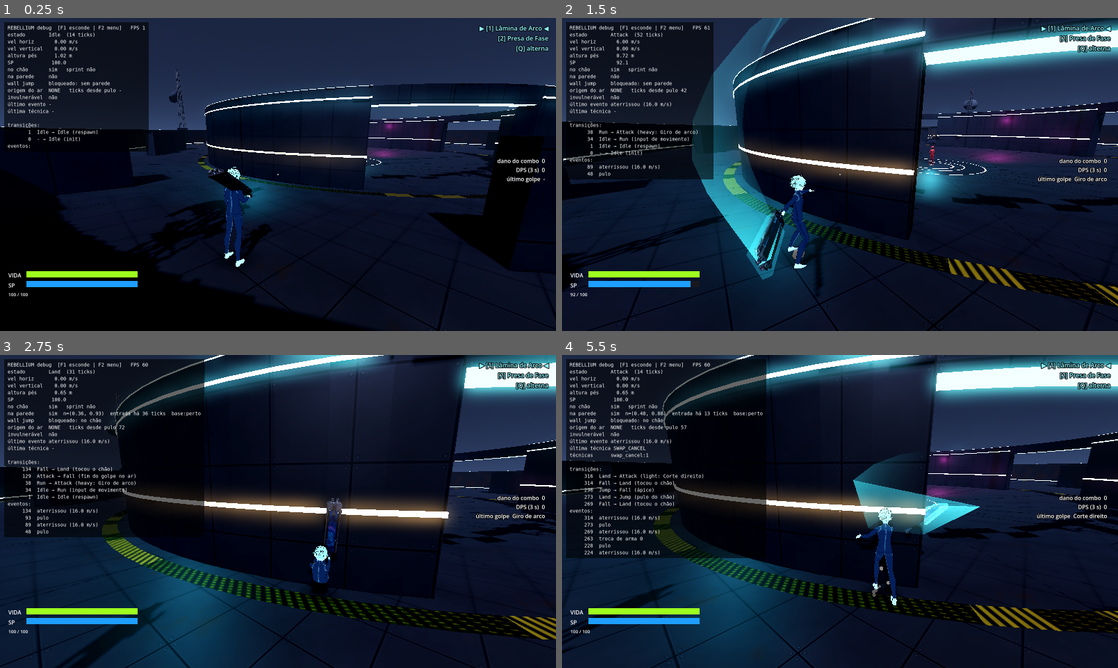
Above: before the commit, frames 1-4 (two rows, left to right).
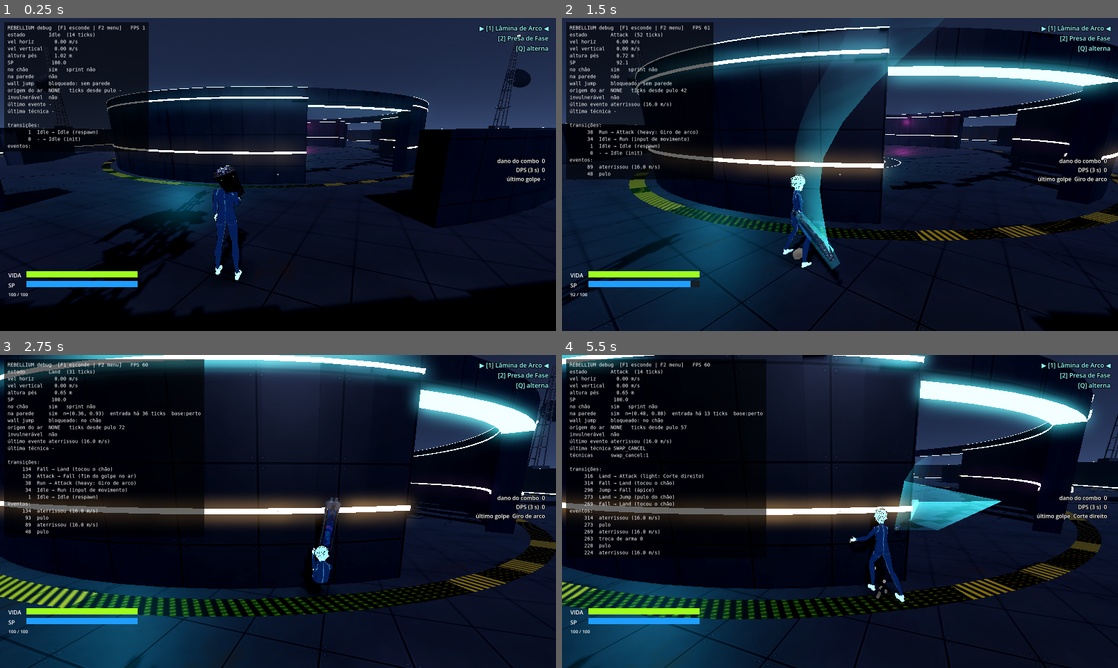
Above: after the commit, the same moments.

Repository: hugolnieri/Rebellium
Game: Godot game, scene res://scenes/arenas/SkyArena.tscn
The game is run twice, just before and just after one commit, with the same random seed, the same clock (stepped at 60 frames per second) and the same inputs.
Inputs (mouse positions are in pixels of both pictures, inside the frame that each line leads up to):
- Up to frame 1 (0.25 s): no input
- Up to frame 2 (1.5 s): tap Enter at 0.5 s; move the mouse to (867, 174) at 0.52 s; hold W (move_forward) from 0.53 s (still down); right-click (867, 174) at 0.6 s; click (867, 174) at 0.67 s; tap Space (jump) at 0.77 s; move the mouse to (812, 174) at 1.27 s; click (812, 174) at 1.35 s
- Up to frame 3 (2.75 s): keep holding W (move_forward); tap Space (jump) at 1.52 s; move the mouse to (289, 505) at 2.02 s; tap V (shoulder_swap) at 2.1 s
- Up to frame 4 (5.5 s): keep holding W (move_forward); move the mouse to (834, 517) at 2.77 s; tap 1 (weapon_slot_1) at 2.85 s; click (834, 517) at 2.92 s; tap Space (jump) at 3.02, 3.77, 4.52 s; move the mouse to (878, 514) at 3.52 s; tap 2 (weapon_slot_2) at 3.6 s; move the mouse to (795, 508) at 4.27 s; tap Q (weapon_toggle) at 4.35 s; move the mouse to (845, 511) at 5.02 s; hold Shift from 5.03 s (still down); click (845, 511) at 5.17 s

The runs differ from the first frame. In frame 1, 32% of the frame differs, in the area x 0-100%, y 5-100%; in frame 2, 42%, in the area x 0-100%, y 0-100%; in frame 3, 38%; in frame 4, 41%.

Commit message:
camera: vista alinhada ao movimento (W/A/S/D andam relativos à câmera de verdade)
- Causa real do andar em diagonal que sobrou: o .tscn da SkyArena instanciava o
  Player girado 22,5° (rotação do spawn) e a câmera é top_level, que guarda a
  rotação do pai no instante do _ready. O centro da câmera ficava 22,5° torto
  para sempre: a vista olhava 45° e as teclas andavam por 22,5° (o look_yaw).
  O conserto anterior só tinha acertado o modelo.
- PlayerCamera._follow zera a rotação do centro a cada quadro (só Yaw/Pitch
  giram) e o Player da SkyArena passa a ser instanciado sem rotação (o yaw do
  spawn vem do marcador Spawn).
- Conferido no jogo real (SkyArena, câmera e InputReader reais, render por
  software): W anda 0° em relação à câmera, A +90°, S 180°, D −90°, e o
  modelo encara o sentido do movimento. Antes a câmera ficava 22,5° fora.
- Testes: test_player_camera.gd (a vista segue o look_yaw mesmo com o Player
  instanciado girado) e test_wasd_walk_relative_to_the_camera (SkyArena real);
  os dois falham sem o conserto. 220 testes passam.
- Docs: ESCOPO, ROTEIRO_TESTE (verificação de WASD), CONTEXTO_PROJETO, AGENTS.md
  e CLAUDE.md.

Co-Authored-By: Claude <noreply@anthropic.com>
Claude-Session: https://claude.ai/code/session_01F2bQk4JmWMhxKZmCfNJjFU

Diff:
--- a/scenes/arenas/SkyArena.tscn
+++ b/scenes/arenas/SkyArena.tscn
@@ -145,7 +145,7 @@
 transform = Transform3D(0.92388, 0, 0.382683, 0, 1, 0, -0.382683, 0, 0.92388, 8.23, 1.03, 19.86)
 
 [node name="Player" parent="." instance=ExtResource("player")]
-transform = Transform3D(0.92388, 0, 0.382683, 0, 1, 0, -0.382683, 0, 0.92388, 8.23, 1.03, 19.86)
+transform = Transform3D(1, 0, 0, 0, 1, 0, 0, 0, 1, 8.23, 1.03, 19.86)
 
 [node name="HUD" parent="." instance=ExtResource("hud")]
 
--- a/scenes/player/player_camera.gd
+++ b/scenes/player/player_camera.gd
@@ -105,7 +105,11 @@
 
 func _follow(delta: float) -> void:
 	var cfg := camera_config
-	global_position = player.get_global_transform_interpolated().origin + Vector3.UP * cfg.pivot_height
+	# O `top_level = true` do _ready guarda a rotação que o Player tinha naquele instante (a do spawn girado, quando a
+	# cena o instancia girado): o centro da câmera nunca gira, só os nós Yaw/Pitch (senão a vista fica torta em
+	# relação ao movimento, que usa o look_yaw puro).
+	global_transform = Transform3D(Basis.IDENTITY,
+		player.get_global_transform_interpolated().origin + Vector3.UP * cfg.pivot_height)
 	yaw_node.rotation = Vector3(0.0, player.input_reader.look_yaw, 0.0)
 	pitch_node.rotation = Vector3(player.input_reader.look_pitch, 0.0, 0.0)
 	var input := player.current_input
--- /dev/null
+++ b/tests/integration/test_player_camera.gd
@@ -0,0 +1,44 @@
+extends GutTest
+## Câmera sobre o ombro: olha sempre para o yaw do InputReader (o mesmo que orienta o movimento), qualquer que seja a
+## rotação que a cena dá ao Player ao instanciá-lo (o `top_level` da câmera guardava essa rotação e a vista ficava torta).
+
+const Driver = preload("res://tests/helpers/player_driver.gd")
+
+var d: Driver
+
+
+func before_each() -> void:
+	d = Driver.new()
+	d.setup(self, Vector3(0, 0.05, 0))
+	d.add_block(Vector3(0, -0.5, 0), Vector3(200, 1, 200))
+	await d.ready_physics(self)
+
+
+## Para onde a câmera olha (yaw do mundo; frente = (−sin yaw, −cos yaw)).
+func _view_yaw(player: Player) -> float:
+	var forward := -(player.get_node("PlayerCamera") as PlayerCamera).camera.global_basis.z
+	return atan2(-forward.x, -forward.z)
+
+
+func _assert_views(player: Player, look_yaw: float, msg: String) -> void:
+	player.input_reader.look_yaw = look_yaw
+	await wait_process_frames(2)
+	assert_almost_eq(wrapf(_view_yaw(player) - look_yaw, -PI, PI), 0.0, 0.001, msg)
+
+
+func test_camera_looks_along_the_look_yaw() -> void:
+	await _assert_views(d.player, 0.7, "a câmera olha para o yaw do InputReader")
+
+
+func test_camera_ignores_the_rotation_a_scene_gives_the_player() -> void:
+	var rotated := Driver.PLAYER_SCENE.instantiate() as Player
+	rotated.external_control = true
+	rotated.transform = Transform3D(Basis(Vector3.UP, 0.8), Vector3(5.0, 0.05, 0.0))
+	d.world.add_child(rotated)
+	await d.ready_physics(self)
+	await _assert_views(rotated, 0.3, "a rotação inicial do Player não entra na vista")
+
+
+func test_camera_stays_aligned_after_respawning_with_a_rotated_spawn() -> void:
+	d.player.respawn(Transform3D(Basis(Vector3.UP, 0.8), Vector3(0.0, 0.05, 0.0)))
+	await _assert_views(d.player, 0.8, "depois do respawn girado a câmera continua alinhada ao look_yaw")
--- a/tests/integration/test_sky_arena.gd
+++ b/tests/integration/test_sky_arena.gd
@@ -46,6 +46,40 @@
 	var facing := player.visual.global_rotation.y
 	assert_almost_eq(wrapf(facing - heading, -PI, PI), 0.0, 0.05, "o personagem encara para onde anda")
 	assert_almost_eq(player.global_rotation.y, 0.0, 0.001, "o corpo do jogador fica sem rotação")
+
+
+## Para onde a câmera olha (yaw do mundo).
+func _view_yaw() -> float:
+	var forward := -(player.get_node("PlayerCamera") as PlayerCamera).camera.global_basis.z
+	return atan2(-forward.x, -forward.z)
+
+
+func test_wasd_walk_relative_to_the_camera() -> void:
+	# O que se vê (câmera) e para onde as teclas andam (look_yaw) têm de coincidir: W vai para a frente da câmera,
+	# A para a esquerda, S para trás e D para a direita. (A câmera herdava os 22,5° do spawn girado e W saía torto.)
+	await wait_process_frames(3)
+	d.look_yaw = player.input_reader.look_yaw
+	var view := _view_yaw()
+	assert_almost_eq(wrapf(view - d.look_yaw, -PI, PI), 0.0, 0.01, "a câmera olha para o look_yaw")
+	var spawn := arena.get_node("Spawn") as Marker3D
+	var keys := {
+		"W": [Vector2(0, 1), 0.0],
+		"A": [Vector2(-1, 0), PI / 2.0],
+		"S": [Vector2(0, -1), PI],
+		"D": [Vector2(1, 0), -PI / 2.0],
+	}
+	for key: String in keys:
+		var move: Vector2 = keys[key][0]
+		var expected: float = keys[key][1]
+		player.respawn(Transform3D(Basis(Vector3.UP, spawn.global_rotation.y), spawn.global_position))
+		d.step(25, move)
+		var velocity := player.get_horizontal_velocity()
+		assert_gt(velocity.length(), 2.5, "%s anda" % key)
+		var heading := atan2(-velocity.x, -velocity.z)
+		assert_almost_eq(wrapf(heading - view - expected, -PI, PI), 0.0, 0.05,
+			"%s anda para o lado certo da câmera" % key)
+		assert_almost_eq(wrapf(player.visual.global_rotation.y - heading, -PI, PI), 0.0, 0.05,
+			"e o personagem encara para onde anda (%s)" % key)
 
 
 func test_black_base_is_the_lowest_point_and_the_floor_rises_outward() -> void:
Not shown, added: tests/integration/test_player_camera.gd.uid
Not shown, changed: AGENTS.md
Not shown, changed: CLAUDE.md
Not shown, changed: docs/CONTEXTO_PROJETO.md
Not shown, changed: docs/ESCOPO.md
Not shown, changed: docs/ROTEIRO_TESTE.md
